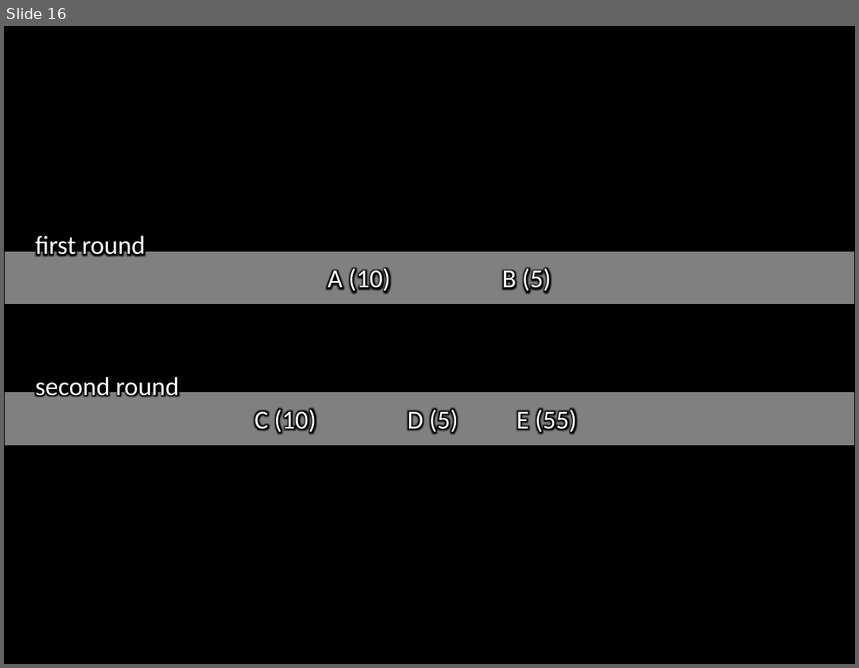
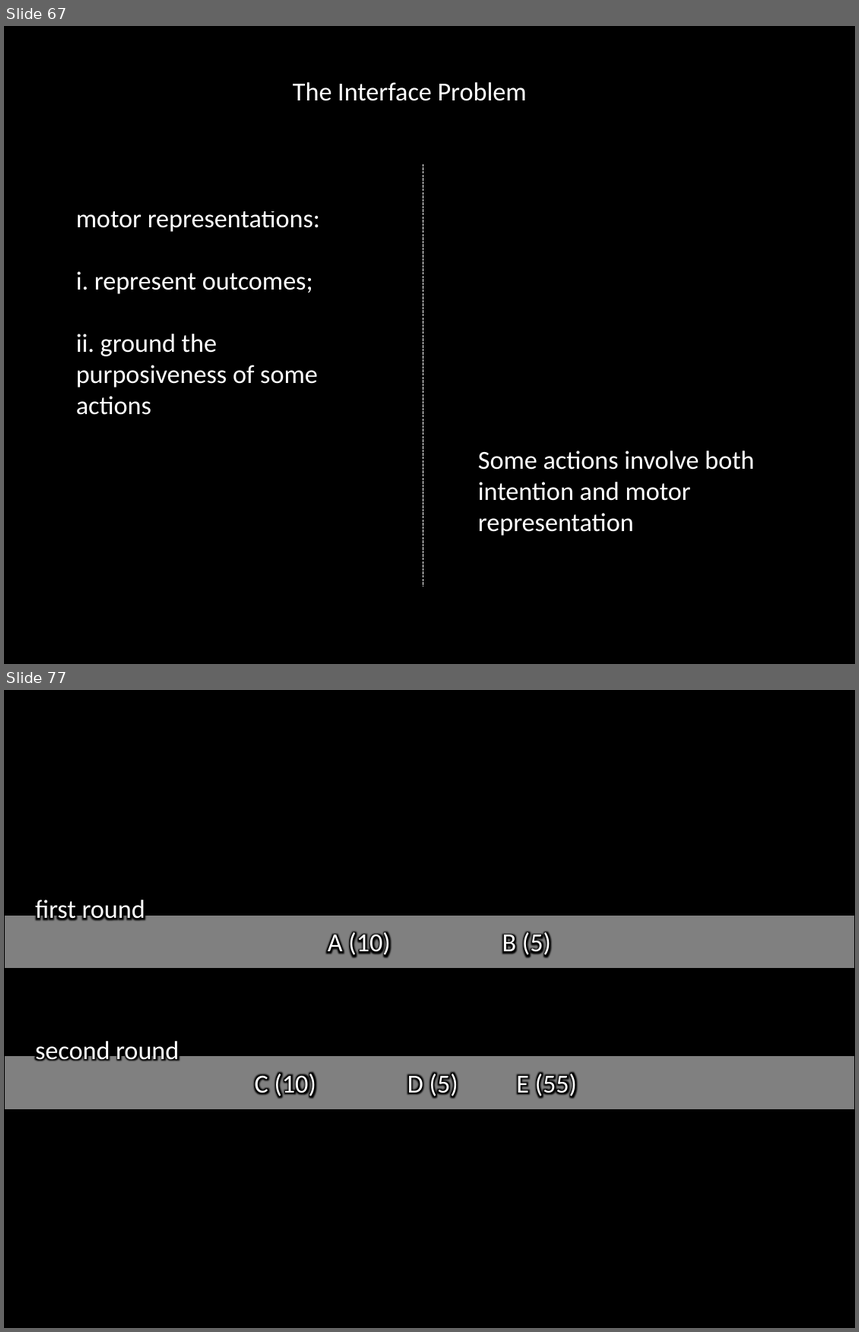
Before and after one commit to butterfill/lecture_mindreading_joint_action_philosophical_tools, a slide deck: lecture05 actions intentions goals/lecture05.ppt.pptx. Shown one above the other, each under a label of ours: slide 16 before the commit, slides 67 and 77 after it; the slides between them are not shown. The pictures are 859x668 and 859x1332 pixels, drawn with LibreOffice and Linux fonts; fonts in the diff are those of the drawing. Boxes give left, top, right and bottom in pixels: in the first picture for what was removed or moved away, otherwise in the second. Text is boxed around its words. In the diff, an @@ line names an element or a change of style, - is before the commit and + after.

```diff
--- a/lecture05 actions intentions goals/lecture05.ppt.pptx
+++ b/lecture05 actions intentions goals/lecture05.ppt.pptx
@@ slide 67 added at [4,26,855,664], background #000000 @@
@@ text added at [293,82,534,101], 22 pt, text #FFFFFF @@
+The Interface Problem:
@@ rectangle added at [68,170,369,211], fill #000000, outline #000000 0.75 pt @@
@@ line added from (423, 164) to (423, 586), #FFFFFF 0.75 pt dashed @@
@@ text added at [76,211,320,415], 22 pt, text #FFFFFF @@
+Reciprocal agent-neutral motor representations:
+i. represent outcomes;
+ii. ground the purposiveness of some
+actions
@@ text added at [478,451,754,536], 22 pt, text #FFFFFF @@
+Some actions involve both intention and motor representation
@@ what was slide 16 is now slide 77 @@
```
Also in this commit, not shown: 4 slides changed, 60 other slides added, 2 other files.
